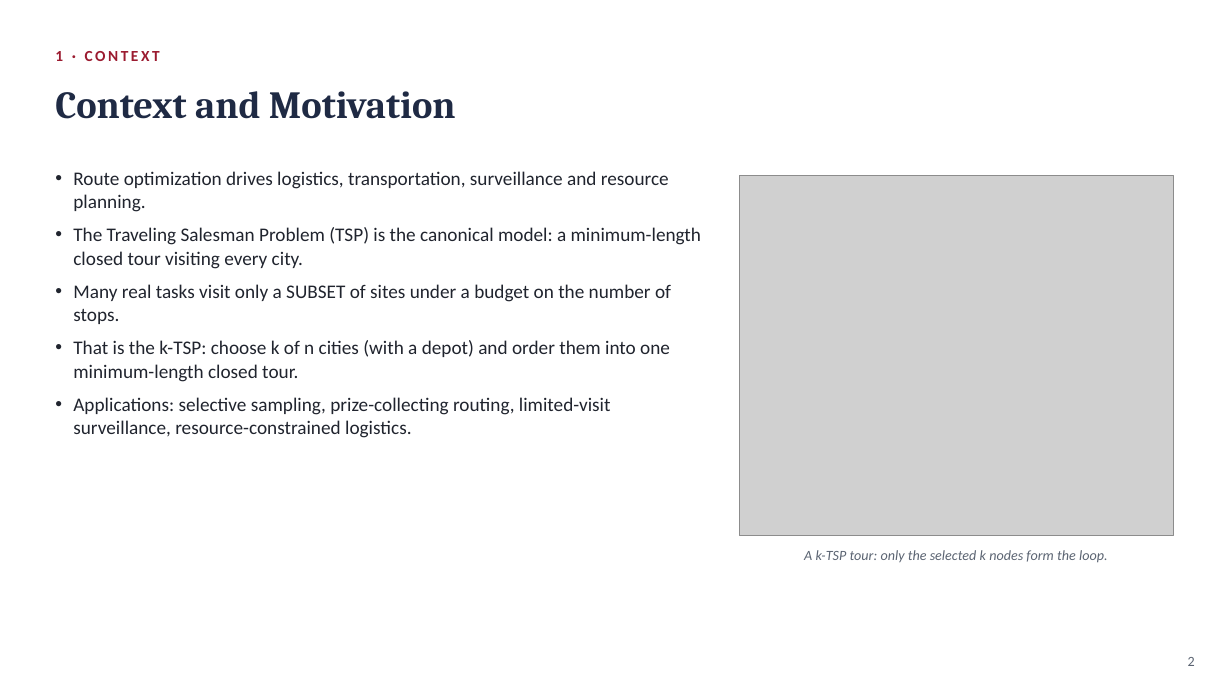
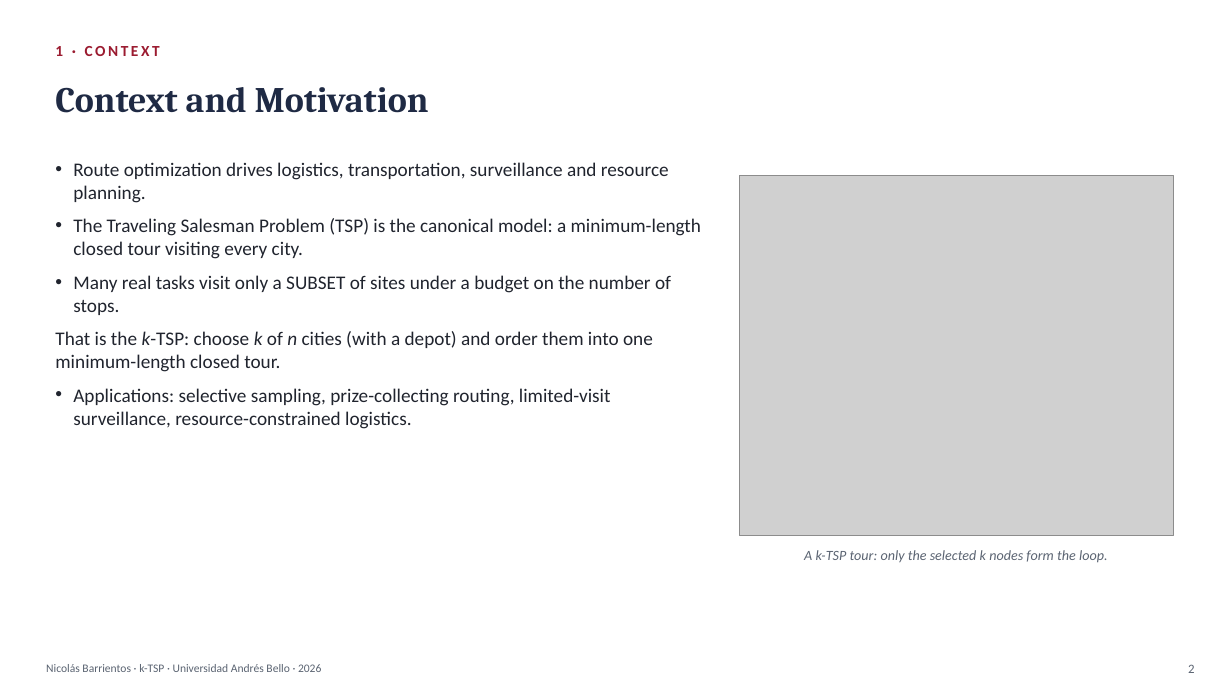
Before and after one commit to Nico8270/KTSP-Proyecto-de-Titulo, a slide deck: slide 2 of presentacion/presentacion_ktsp.pptx. Drawn at 1232x693 pixels with LibreOffice and Linux fonts; fonts in the diff are those of the drawing; grey boxes stand for pictures. Boxes give left, top, right and bottom in pixels: in the first picture for what was removed or moved away, otherwise in the second. Text is boxed around its words. In the diff, an @@ line names an element or a change of style, - is before the commit and + after.

Commit message:
PPT revision: pie de pagina, variables en cursiva, slides de modelo matematico, cuartiles y tabla completa (18 diapos); guion actualizado

```diff
--- a/presentacion/presentacion_ktsp.pptx
+++ b/presentacion/presentacion_ktsp.pptx
@@ text "1 · CONTEXT": place and size @@
-text "1 · CONTEXT" at <box>55,51,160,61</box>
+text "1 · CONTEXT" at <box>55,46,160,56</box>
@@ text "Context and Motivation" at <box>55,87,429,113</box>: size 30 to 28 pt @@
@@ text "Route optimization drives logistics, transportation, ...": place and size @@
-text "Route optimization drives logistics, transportation, ..." at <box>73,171,701,438</box>
+text "Route optimization drives logistics, transportation, ..." at <box>55,162,701,429</box>
@@ text at <box>55,331,653,372</box>: italic on in "k-TSP: k n"; less space between paragraphs @@
@@ text "2": place and size @@
-text "2" at <box>1188,657,1195,666</box>
+text "2" at <box>1188,664,1194,673</box>
@@ text "2" at <box>1188,664,1194,673</box>: size 11 to 10 pt @@
@@ text added at <box>46,664,321,672</box>, 9 pt, text #5B6472 @@
+Nicolás Barrientos · k-TSP · Universidad Andrés Bello · 2026
```
Also in this commit, not shown: 13 other slides changed, 4 slides added, 3 other files.
